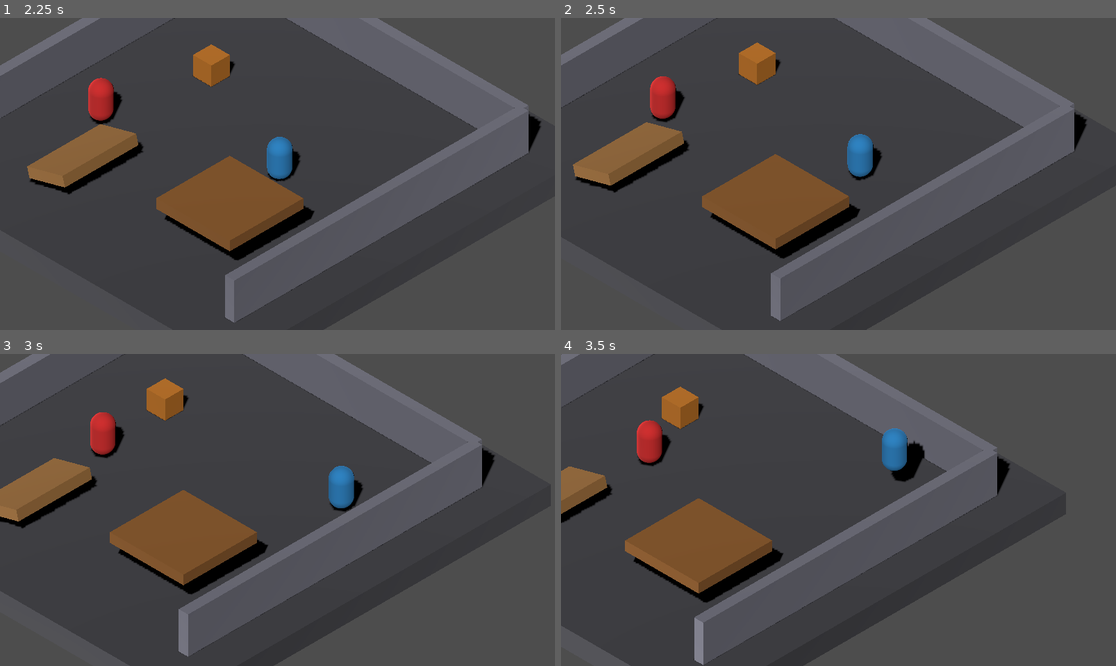
Above: before the commit, frames 1-4 (two rows, left to right).
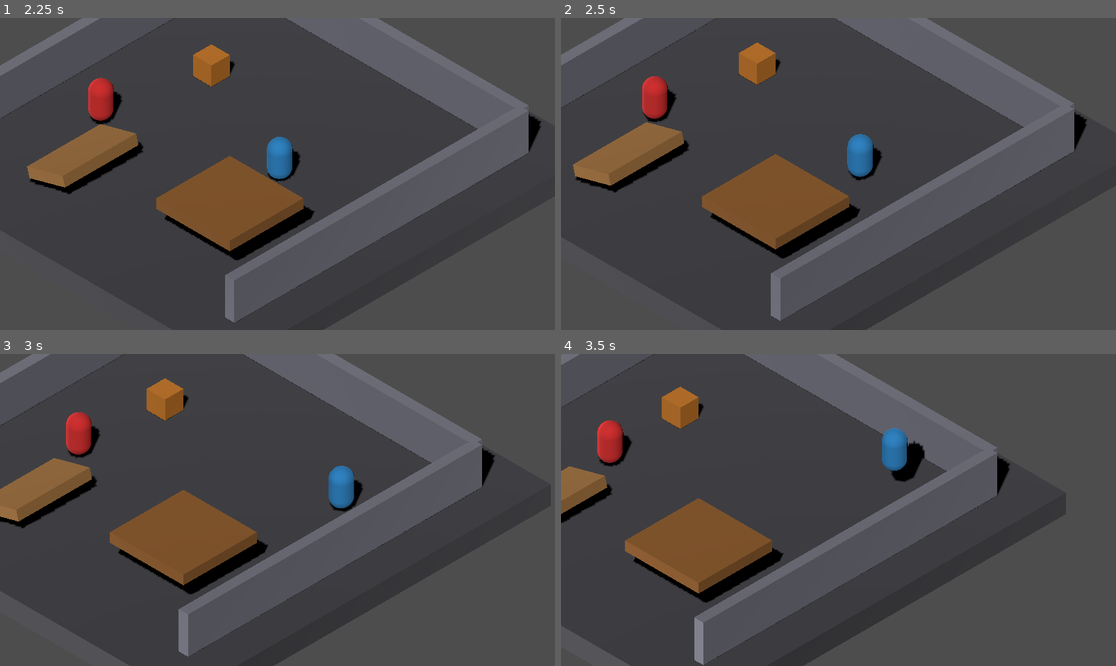
Above: after the commit, the same moments.

Repository: czoesq/3d-stealth
Game: Godot game, scene res://test_world.tscn
The game is run twice, just before and just after one commit, with the same random seed, the same clock (stepped at 60 frames per second) and the same inputs.
Inputs:
- Up to frame 1 (2.25 s): tap Enter at 0.5 s; hold D (move_right) 0.53-1.28 s; tap C (crouch_toggle) at 0.6, 2.1 s; tap Space (jump) at 0.77, 1.52 s; hold S (move_back) 1.28-2.03 s; tap Shift (sprint) at 1.35 s; hold D (move_right) from 2.03 s (still down)
- Up to frame 2 (2.5 s): keep holding D (move_right)
- Up to frame 3 (3 s): release D (move_right) at 2.78 s; hold W (move_forward) from 2.78 s (still down); tap Shift (sprint) at 2.85 s
- Up to frame 4 (3.5 s): keep holding W (move_forward); tap Space (jump) at 3.02 s

Frame 1 is identical in both runs. In frame 2, 0.7% of the frame differs, in the area x 14-23%, y 18-34%; in frame 3, 1.3%; in frame 4, 1.4%, in the area x 6-20%, y 21-37%.

Commit message:
Carve obstacles from nav mesh, halve patrol speed, add patrol pauses

Diff:
--- a/Scripts/AI/enemy_controller.gd
+++ b/Scripts/AI/enemy_controller.gd
@@ -24,7 +24,10 @@
 @export var alert_threshold: float = 50.0
 
 @export_group("Movement")
-@export var patrol_speed: float = 2.5
+@export var patrol_speed: float = 1.25
+@export var patrol_pause_chance: float = 0.3
+@export var patrol_pause_min: float = 2.0
+@export var patrol_pause_max: float = 5.0
 @export var chase_speed: float = 5.0
 @export var suspicious_speed: float = 3.5
 @export var angular_speed: float = 180.0
@@ -55,6 +58,8 @@
 var suspicious_target: Vector3
 var alertness_cooldown: float = 0.0
 var start_position: Vector3
+var patrol_paused: bool = false
+var patrol_pause_timer: float = 0.0
 
 var gravity: float = ProjectSettings.get_setting("physics/3d/default_gravity")
 var player: CharacterBody3D
@@ -311,9 +316,27 @@
 
 
 func _process_patrol(delta: float) -> void:
+	if patrol_paused:
+		patrol_pause_timer -= delta
+		velocity = Vector3.ZERO
+		move_and_slide()
+		if patrol_pause_timer <= 0.0:
+			patrol_paused = false
+			if debug:
+				print("enemy: patrol pause ended")
+			_pick_next_patrol_point()
+		return
 	if nav_agent.is_navigation_finished():
 		if debug:
-			print("enemy: patrol nav finished, picking next")
+			print("enemy: patrol nav finished")
+		if randf() < patrol_pause_chance:
+			patrol_paused = true
+			patrol_pause_timer = randf_range(patrol_pause_min, patrol_pause_max)
+			if debug:
+				print("enemy: patrol pausing for %.1fs" % patrol_pause_timer)
+			velocity = Vector3.ZERO
+			move_and_slide()
+			return
 		_pick_next_patrol_point()
 	_move_toward_target(patrol_speed, delta)
 
--- a/Scripts/Navigation/ground_nav.gd
+++ b/Scripts/Navigation/ground_nav.gd
@@ -1,4 +1,7 @@
 extends NavigationRegion3D
+
+@export var obstacle_group: String = "nav_obstacle"
+
 
 func _ready() -> void:
 	var src := StaticBody3D.new()
@@ -17,6 +20,11 @@
 
 	var source_geo := NavigationMeshSourceGeometryData3D.new()
 	NavigationServer3D.parse_source_geometry_data(nav_mesh, source_geo, self)
+
+	for obs in get_tree().get_nodes_in_group(obstacle_group):
+		if obs is StaticBody3D or obs is MeshInstance3D:
+			NavigationServer3D.parse_source_geometry_data(nav_mesh, source_geo, obs)
+
 	NavigationServer3D.bake_from_source_geometry_data(nav_mesh, source_geo)
 	navigation_mesh = nav_mesh
 
--- a/test_world.tscn
+++ b/test_world.tscn
@@ -91,6 +91,7 @@
 shape = SubResource("BoxShape_ground")
 
 [node name="WallL" type="StaticBody3D" parent="." unique_id=1705404161]
+groups = ["nav_obstacle"]
 transform = Transform3D(1, 0, 0, 0, 1, 0, 0, 0, 1, -8, 1, 0)
 
 [node name="MeshInstance3D" type="MeshInstance3D" parent="WallL" unique_id=546430918]
@@ -100,6 +101,7 @@
 shape = SubResource("BoxShape_wall_side")
 
 [node name="WallR" type="StaticBody3D" parent="." unique_id=572183102]
+groups = ["nav_obstacle"]
 transform = Transform3D(1, 0, 0, 0, 1, 0, 0, 0, 1, 8, 1, 0)
 
 [node name="MeshInstance3D" type="MeshInstance3D" parent="WallR" unique_id=676021321]
@@ -109,6 +111,7 @@
 shape = SubResource("BoxShape_wall_side")
 
 [node name="WallTop" type="StaticBody3D" parent="." unique_id=216773359]
+groups = ["nav_obstacle"]
 transform = Transform3D(1, 0, 0, 0, 1, 0, 0, 0, 1, 0, 1, -8)
 
 [node name="MeshInstance3D" type="MeshInstance3D" parent="WallTop" unique_id=1496330901]
@@ -118,6 +121,7 @@
 shape = SubResource("BoxShape_wall_top")
 
 [node name="Platform" type="StaticBody3D" parent="." unique_id=525806817]
+groups = ["nav_obstacle"]
 transform = Transform3D(1, 0, 0, 0, 1, 0, 0, 0, 1, 4, 1.5, 4)
 
 [node name="MeshInstance3D" type="MeshInstance3D" parent="Platform" unique_id=1383877032]
@@ -136,6 +140,7 @@
 shape = SubResource("BoxShape_ramp")
 
 [node name="Crate" type="StaticBody3D" parent="." unique_id=764656682]
+groups = ["nav_obstacle"]
 transform = Transform3D(1, 0, 0, 0, 1, 0, 0, 0, 1, -4, 0.5, -3)
 
 [node name="MeshInstance3D" type="MeshInstance3D" parent="Crate" unique_id=1596661328]
